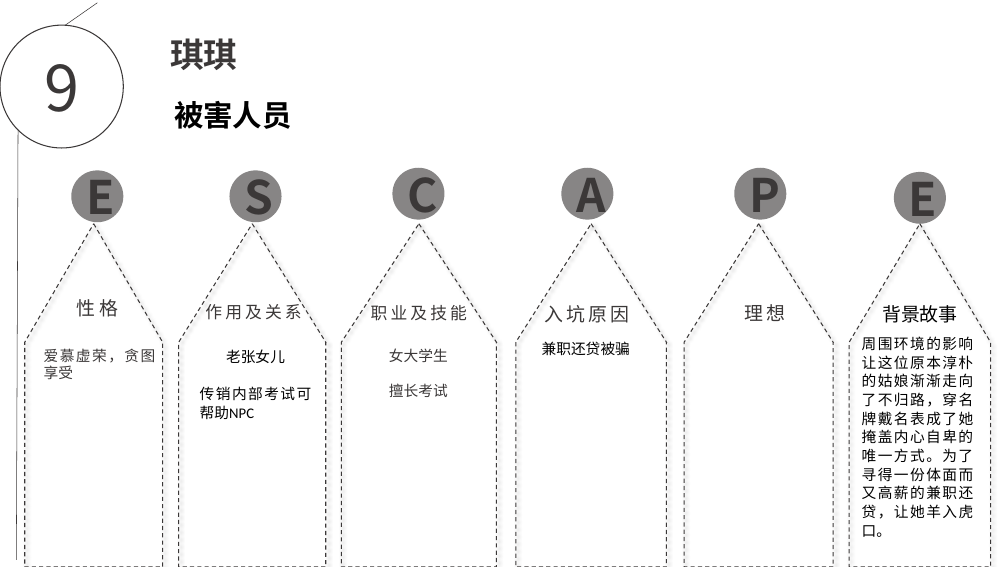
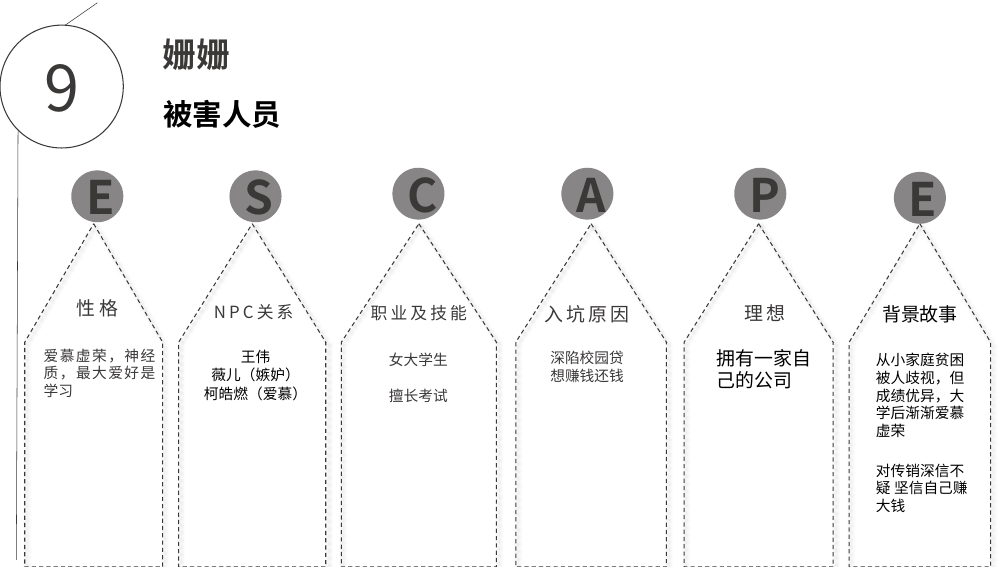
Before and after one commit to EscapeChuanxiao/ChuanXiao, a slide deck: slide 9 of escape.pptx. Drawn at 1008x567 pixels with LibreOffice and Linux fonts; fonts in the diff are those of the drawing; background and template pictures are left out. Boxes give left, top, right and bottom in pixels: in the first picture for what was removed or moved away, otherwise in the second. Text is boxed around its words. In the diff, an @@ line names an element or a change of style, - is before the commit and + after.

```diff
--- a/escape.pptx
+++ b/escape.pptx
@@ text at [163, 38, 230, 70]: text changed @@
-琪琪
+姗姗
@@ text "被害人员": place and size @@
-text "被害人员" at [174, 101, 291, 129]
+text "被害人员" at [163, 100, 280, 128]
@@ text at [214, 304, 294, 319]: text changed @@
-作用及关系
+NPC关系
@@ text at [44, 348, 156, 397]: text changed @@
-爱慕虚荣，贪图享受
+爱慕虚荣，神经质，最大爱好是学习
@@ text at [204, 349, 307, 401]: text changed @@
-老张女儿
-传销内部考试可帮助NPC
+王伟
+薇儿（嫉妒）
+柯皓燃（爱慕）
@@ text "女大学生": place and size @@
-text "女大学生" at [389, 348, 448, 397]
+text "女大学生" at [389, 352, 448, 402]
@@ text at [550, 350, 624, 382]: text changed; text colour #000000 to #3B3838 @@
-兼职还贷被骗
+深陷校园贷
+想赚钱还钱
@@ text added at [717, 349, 811, 389], 18 pt, text #000000 @@
+拥有一家自己的公司
@@ text removed at [862, 336, 974, 537] @@
-周围环境的影响让这位原本淳朴的姑娘渐渐走向了不归路，穿名牌戴名表成了她掩盖内心自卑的唯一方式。为了寻得一份体面而又高薪的兼职还贷，让她羊入虎口。
@@ text added at [876, 352, 964, 437], 14 pt, text #000000 @@
+从小家庭贫困被人歧视，但成绩优异，大学后渐渐爱慕虚荣
@@ text added at [876, 463, 968, 512], 14 pt, text #000000 @@
+对传销深信不疑 坚信自己赚大钱
```
Also in this commit, not shown: 5 other slides changed, 2 slides added.
